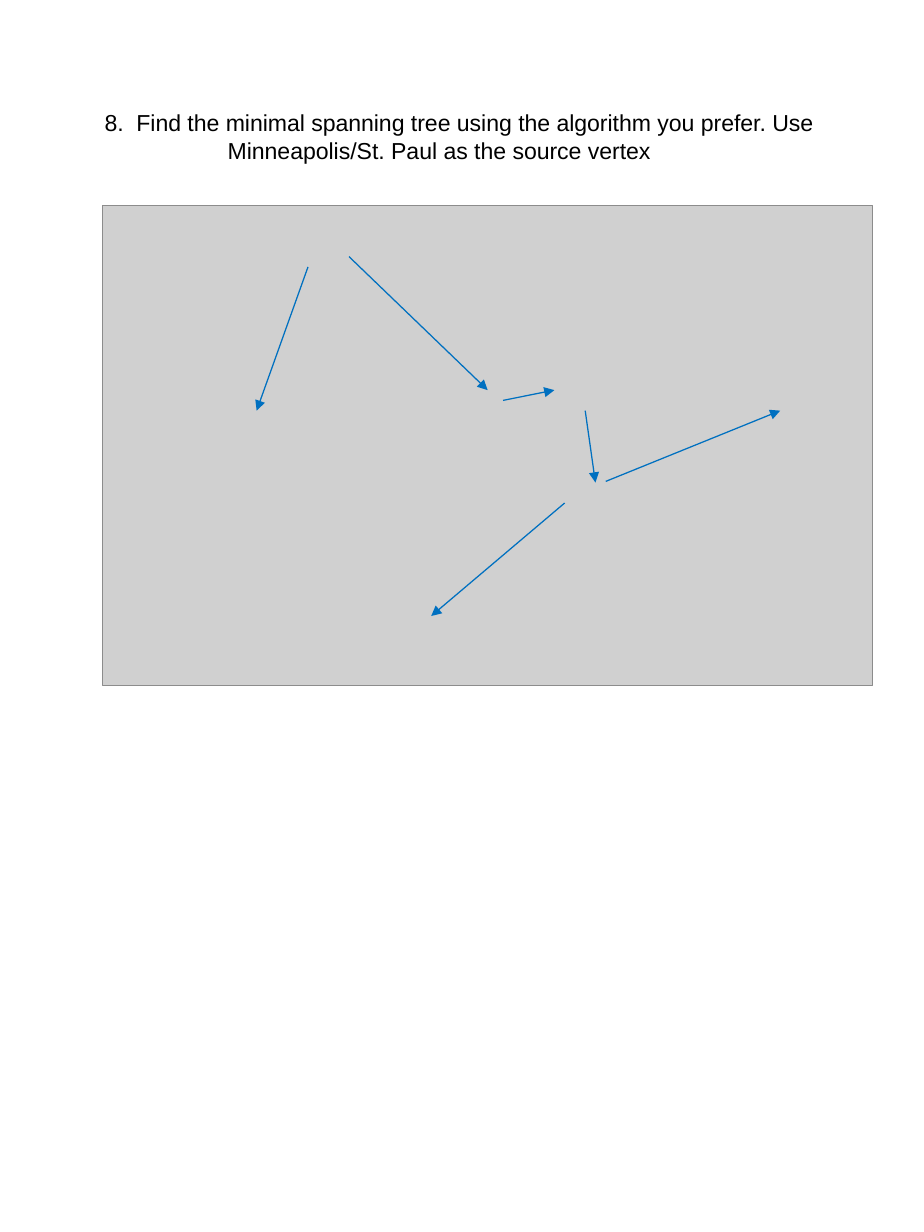
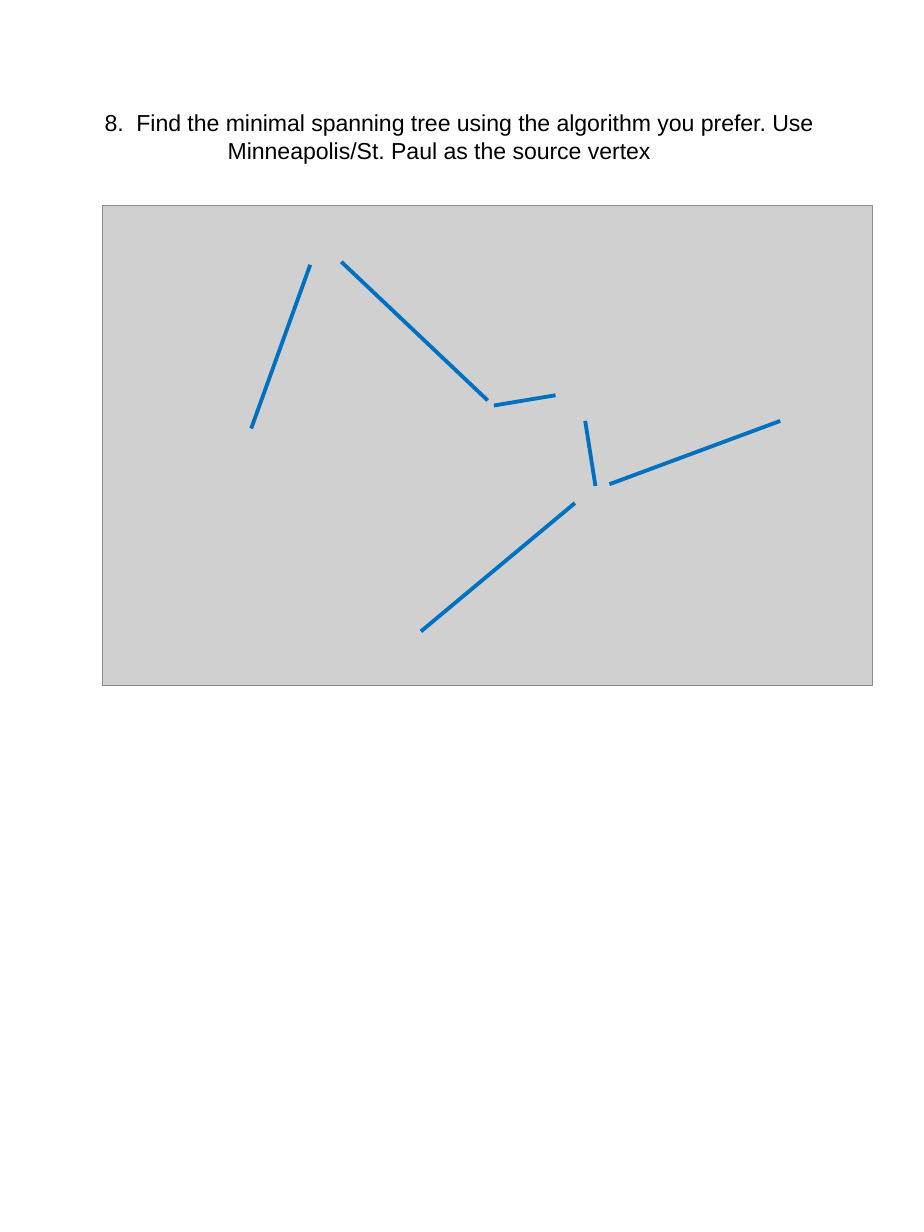
Before and after one commit to MarcusWebDev/CMSC_204, a slide deck: slide 7 of Labs/Graph Lab/Graph Lab.pptx. Drawn at 924x1232 pixels with LibreOffice and Linux fonts; fonts in the diff are those of the drawing; grey boxes stand for pictures. Boxes give left, top, right and bottom in pixels: in the first picture for what was removed or moved away, otherwise in the second. Text is boxed around its words. In the diff, an @@ line names an element or a change of style, - is before the commit and + after.

```diff
--- a/Labs/Graph Lab/Graph Lab.pptx
+++ b/Labs/Graph Lab/Graph Lab.pptx
@@ arrow moved from (308, 267) - (256, 410) to (310, 265) - (251, 429) @@
@@ arrow (310, 265) - (251, 429): arrow to line; stroke #0070C0 0.75 pt to #0070C0 2.25 pt @@
@@ arrow moved from (349, 256) - (488, 391) to (341, 261) - (488, 400) @@
@@ arrow (341, 261) - (488, 400): arrow to line; stroke #0070C0 0.75 pt to #0070C0 2.25 pt @@
@@ arrow moved from (503, 400) - (554, 391) to (494, 405) - (556, 395) @@
@@ arrow (494, 405) - (556, 395): arrow to line; stroke #0070C0 0.75 pt to #0070C0 2.25 pt @@
@@ arrow moved from (585, 410) - (595, 483) to (585, 421) - (595, 485) @@
@@ arrow (585, 421) - (595, 485): arrow to line; stroke #0070C0 0.75 pt to #0070C0 2.25 pt @@
@@ arrow moved from (606, 482) - (780, 410) to (610, 484) - (780, 421) @@
@@ arrow (610, 484) - (780, 421): arrow to line; stroke #0070C0 0.75 pt to #0070C0 2.25 pt @@
@@ arrow moved from (564, 503) - (431, 616) to (575, 503) - (421, 631) @@
@@ arrow (575, 503) - (421, 631): arrow to line; stroke #0070C0 0.75 pt to #0070C0 2.25 pt @@
```
Also in this commit, not shown: 4 other slides changed, 14 other files.
